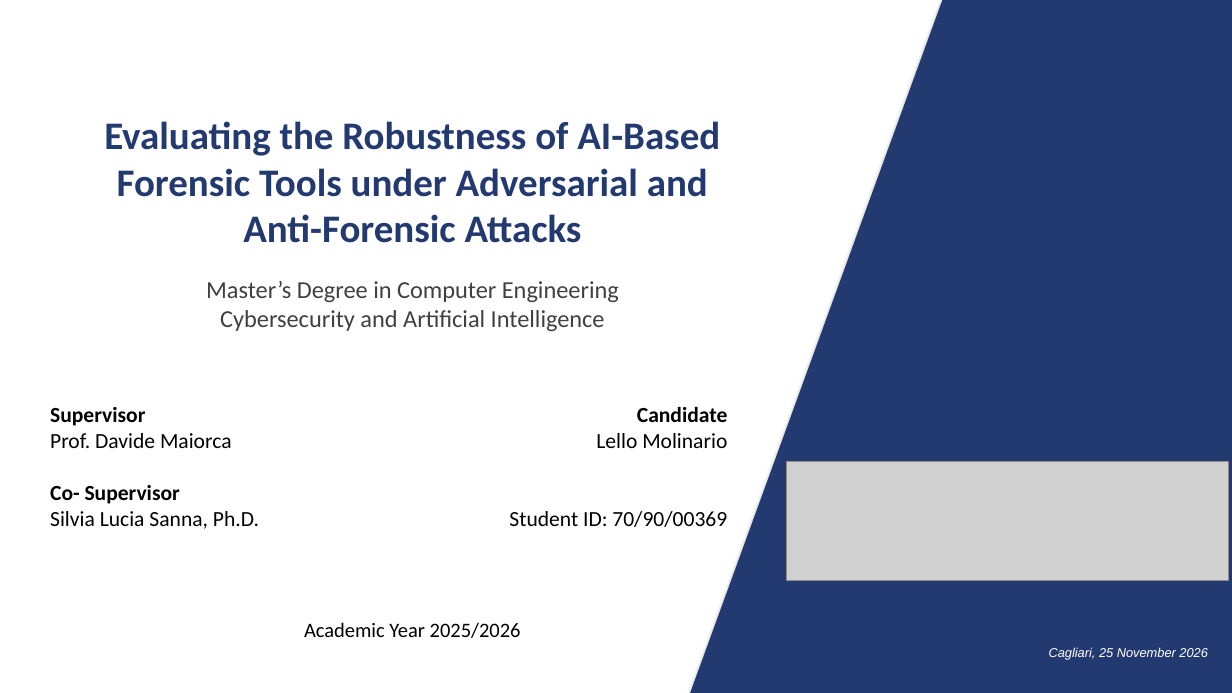
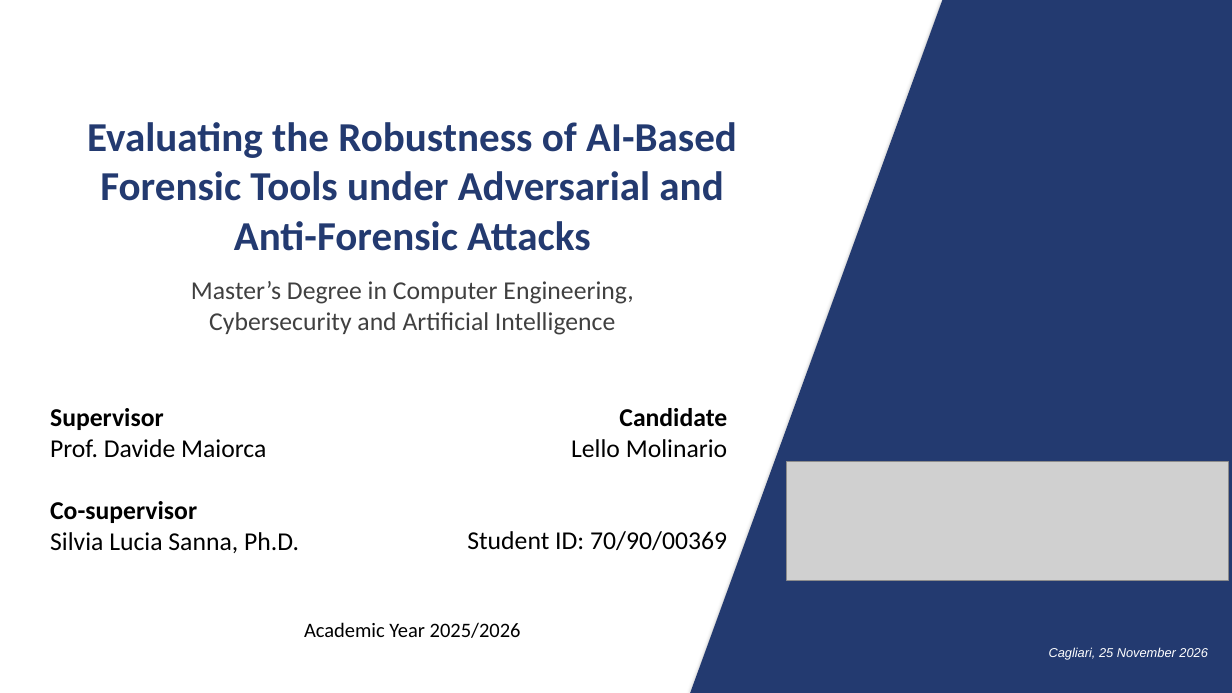
Before and after one commit to lmolinario/Molinario_Thesis_Defense_2026, a slide deck: slide 1 of Molinario_Thesis_Defense_2026.pptx. Drawn at 1232x693 pixels with LibreOffice and Linux fonts; fonts in the diff are those of the drawing; grey boxes stand for pictures. Boxes give left, top, right and bottom in pixels: in the first picture for what was removed or moved away, otherwise in the second. Text is boxed around its words. In the diff, an @@ line names an element or a change of style, - is before the commit and + after.

```diff
--- a/Molinario_Thesis_Defense_2026.pptx
+++ b/Molinario_Thesis_Defense_2026.pptx
@@ text "Evaluating the Robustness of AI-Based" at [87,122,737,251]: size 30.4 to 32 pt @@
@@ text at [191,281,633,304]: text changed; size 19 to 20 pt @@
-Master’s Degree in Computer Engineering
+Master’s Degree in Computer Engineering,
@@ text at [209,312,615,335]: size 19 to 20 pt in "Cybersecurity and Artificial Intelligence" @@
@@ text at [50,408,299,553]: size 16.8 to 20 pt in "Supervisor", "Prof. Davide Maiorca", "Silvia Lucia Sanna, Ph.D." @@
@@ text "Candidate" at [467,408,727,550]: size 16.8 to 20 pt @@
@@ text at [50,501,197,523]: text changed; size 16.8 to 20 pt @@
-Co- Supervisor
+Co-supervisor
```
Also in this commit, not shown: 3 other slides changed, 3 slides added.
